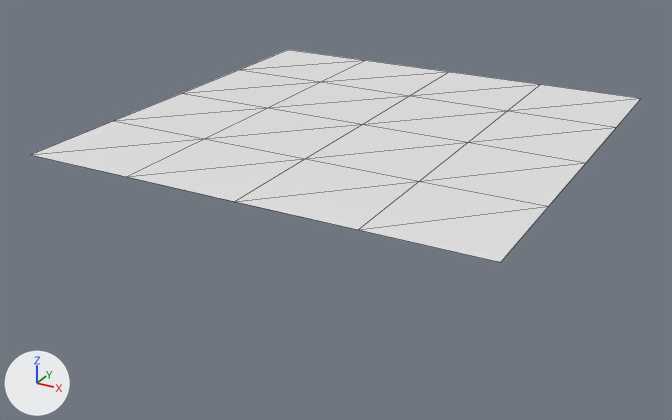
One commit to the glTF model client/assets/models/shapes/grid_4.glb: the scene before it, then after it.
Camera for both pictures: a 50 mm camera at (1.8, -3.52, 1.32) aimed at (-0.06, -0.13, -0.38). Every picture has the same lights, and +X, +Y and +Z are marked at lower left. Mesh edges are drawn as thin lines.
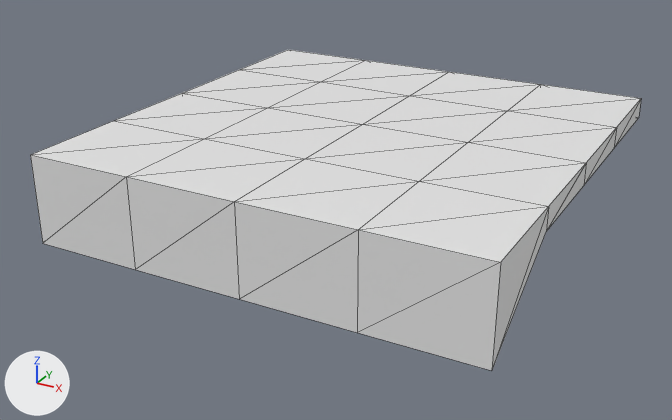
Boxes (x1, y1, x2, y2) around the edits, measured in the pictures (672 x 420 px):
```json
{"object": "Grid", "change": "reshaped", "before": [31, 50, 641, 262], "after": [31, 50, 641, 371], "on screen": "51% taller"}
{"part": 1, "of": "me_grid_003", "change": "added", "after": [31, 99, 641, 371]}
```

The change, as JSON lines over the scene's bpy script:
```json
{"block": "me_grid_003", "where": "# used by ob_grid; location = (0.0, 0.0, 0.0)"}
{"op": "remove", "block": "me_grid_003", "code": "me_grid_003.from_pydata(...)  # 25 vertices, 32 faces; spans x -1.0..1.0, y -1.0..1.0, z 0.0"}
{"op": "add", "block": "me_grid_003", "code": "me_grid_003.from_pydata(...)  # 41 vertices, 64 faces; spans x -1.0..1.0, y -1.0..1.0, z -0.4..0.0"}
{"block": "me_grid_003", "change": "me_grid_003 part 1"}
{"block": "me_grid_003", "change": "11 new vertices lie (0.0, 0.0, -0.1) away from vertices in x -1.0..1.0, y -0.5..1.0, z 0.0"}
{"block": "me_grid_003", "change": "5 new vertices lie (0.0, 0.0, -0.4) away from vertices in x -1.0..1.0, y -1.0, z 0.0"}
{"block": "me_grid_003", "change": "32 new faces join them"}
```
